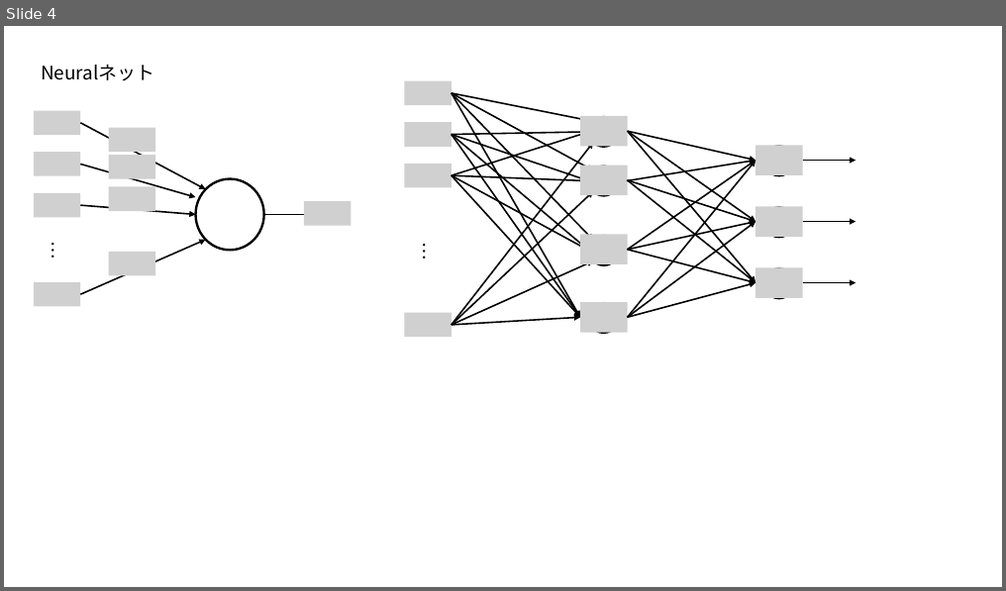
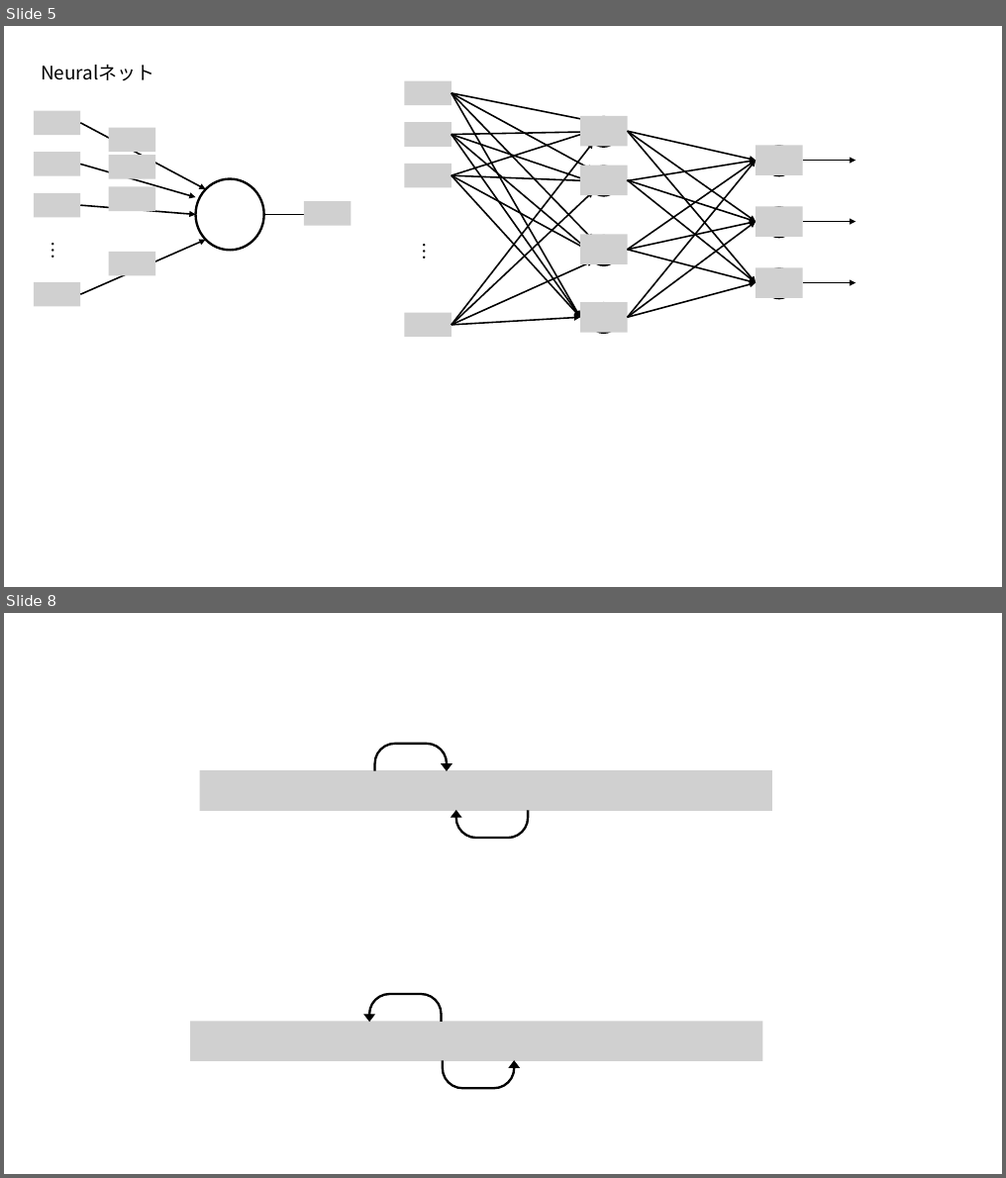
Before and after one commit to Poler382/thesis, a slide deck: pptx/図を作る用.pptx. Shown one above the other, each under a label of ours: slide 4 before the commit, slides 5 and 8 after it; the slides between them are not shown. The pictures are 1006x591 and 1006x1178 pixels, drawn with LibreOffice and Linux fonts; fonts in the diff are those of the drawing; grey boxes stand for pictures. Boxes give left, top, right and bottom in pixels: in the first picture for what was removed or moved away, otherwise in the second. Text is boxed around its words. In the diff, an @@ line names an element or a change of style, - is before the commit and + after.

```diff
--- a/pptx/図を作る用.pptx
+++ b/pptx/図を作る用.pptx
@@ slide 8 added at box(4, 613, 1002, 1174), background #FFFFFF @@
@@ uturn arrow added at box(374, 744, 451, 771), fill #000000, outline #000000 1 pt @@
@@ picture added at box(200, 770, 773, 811) @@
@@ uturn arrow added at box(451, 811, 529, 839), fill #000000, outline #000000 1 pt @@
@@ uturn arrow added at box(364, 994, 442, 1022), fill #000000, outline #000000 1 pt @@
@@ picture added at box(190, 1021, 763, 1061) @@
@@ uturn arrow added at box(442, 1061, 519, 1089), fill #000000, outline #000000 1 pt @@
@@ what was slide 4 is now slide 5 @@
```
Also in this commit, not shown: 5 slides changed, 5 other slides added, 1 slide removed, 15 other files.
